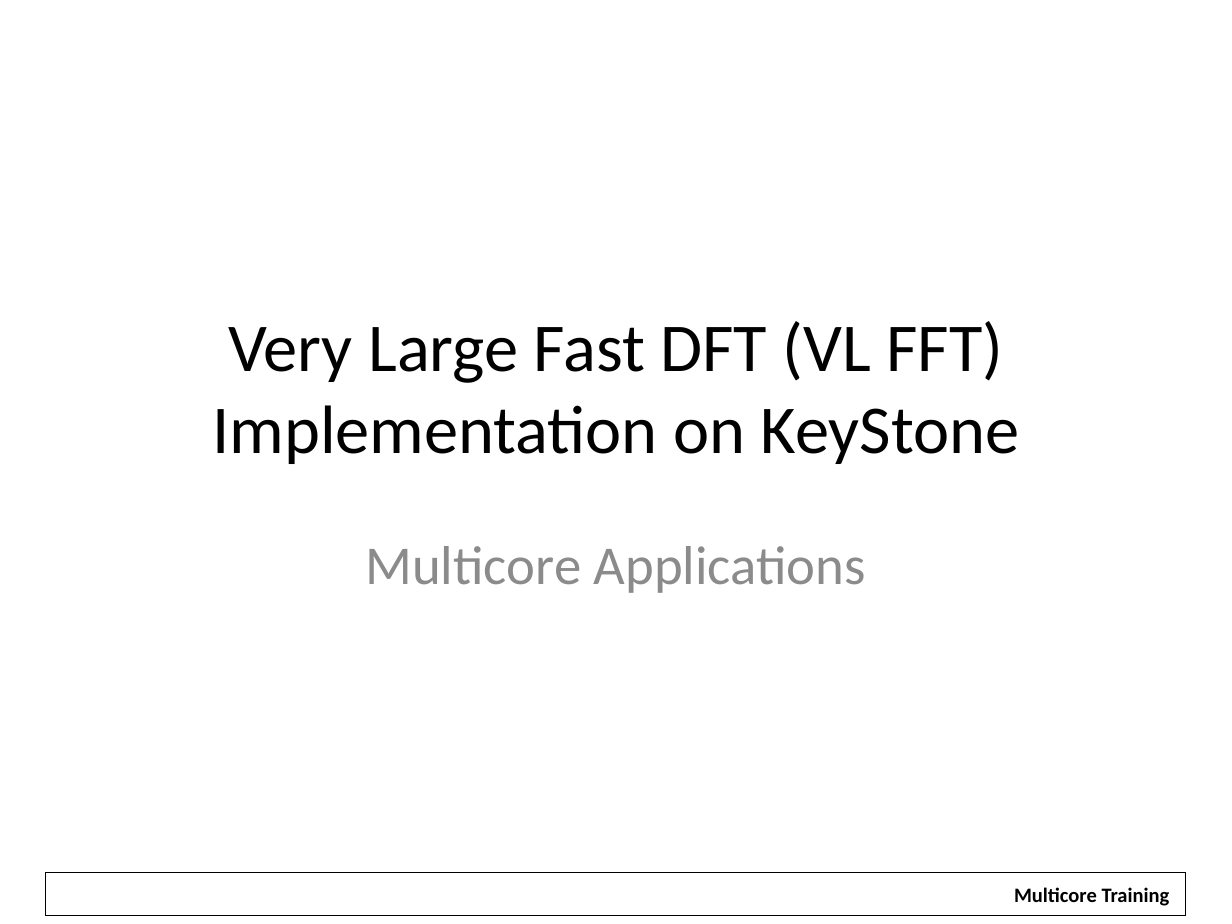
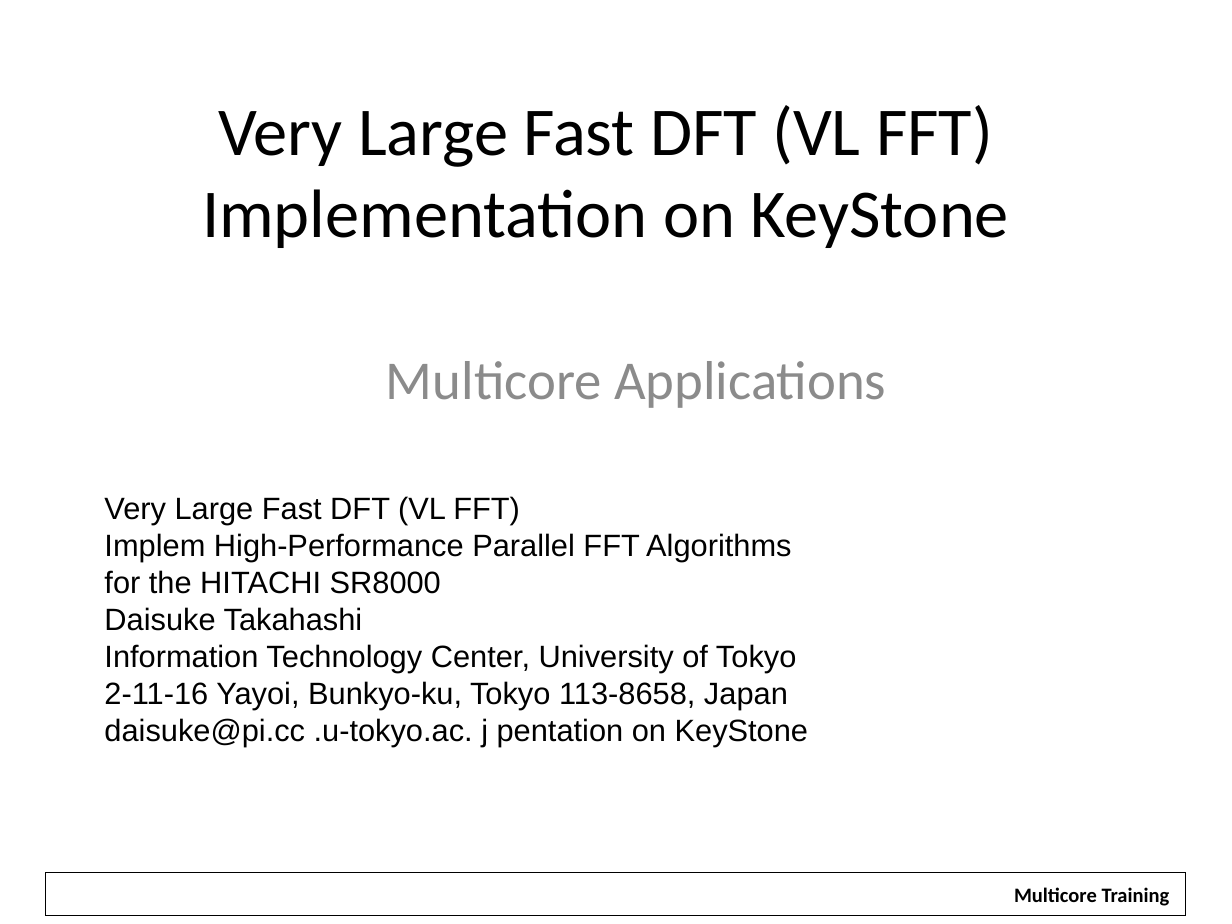
Before and after one commit to hari1989/keystone-workshop, a slide deck: slide 1 of slides/VLFFT Overview.pptx. Drawn at 1232x924 pixels with LibreOffice and Linux fonts; fonts in the diff are those of the drawing; background and template pictures are left out. Boxes give left, top, right and bottom in pixels: in the first picture for what was removed or moved away, otherwise in the second. Text is boxed around its words. In the diff, an @@ line names an element or a change of style, - is before the commit and + after.

```diff
--- a/slides/VLFFT Overview.pptx
+++ b/slides/VLFFT Overview.pptx
@@ title "Very Large Fast DFT (VL ..." moved from (x1=212, y1=321, x2=1019, y2=464) to (x1=202, y1=105, x2=1009, y2=248) @@
@@ subtitle "Multicore Applications" moved from (x1=365, y1=546, x2=866, y2=593) to (x1=386, y1=361, x2=886, y2=408) @@
@@ text added at (x1=104, y1=496, x2=808, y2=746), 18 pt, text #000000 @@
+Very Large Fast DFT (VL FFT)
+Implem High-Performance Parallel FFT Algorithms
+for the HITACHI SR8000
+Daisuke Takahashi
+Information Technology Center, University of Tokyo
+2-11-16 Yayoi, Bunkyo-ku, Tokyo 113-8658, Japan
+daisuke@pi.cc .u-tokyo.ac. j pentation on KeyStone
```
Also in this commit, not shown: 2 other files.
